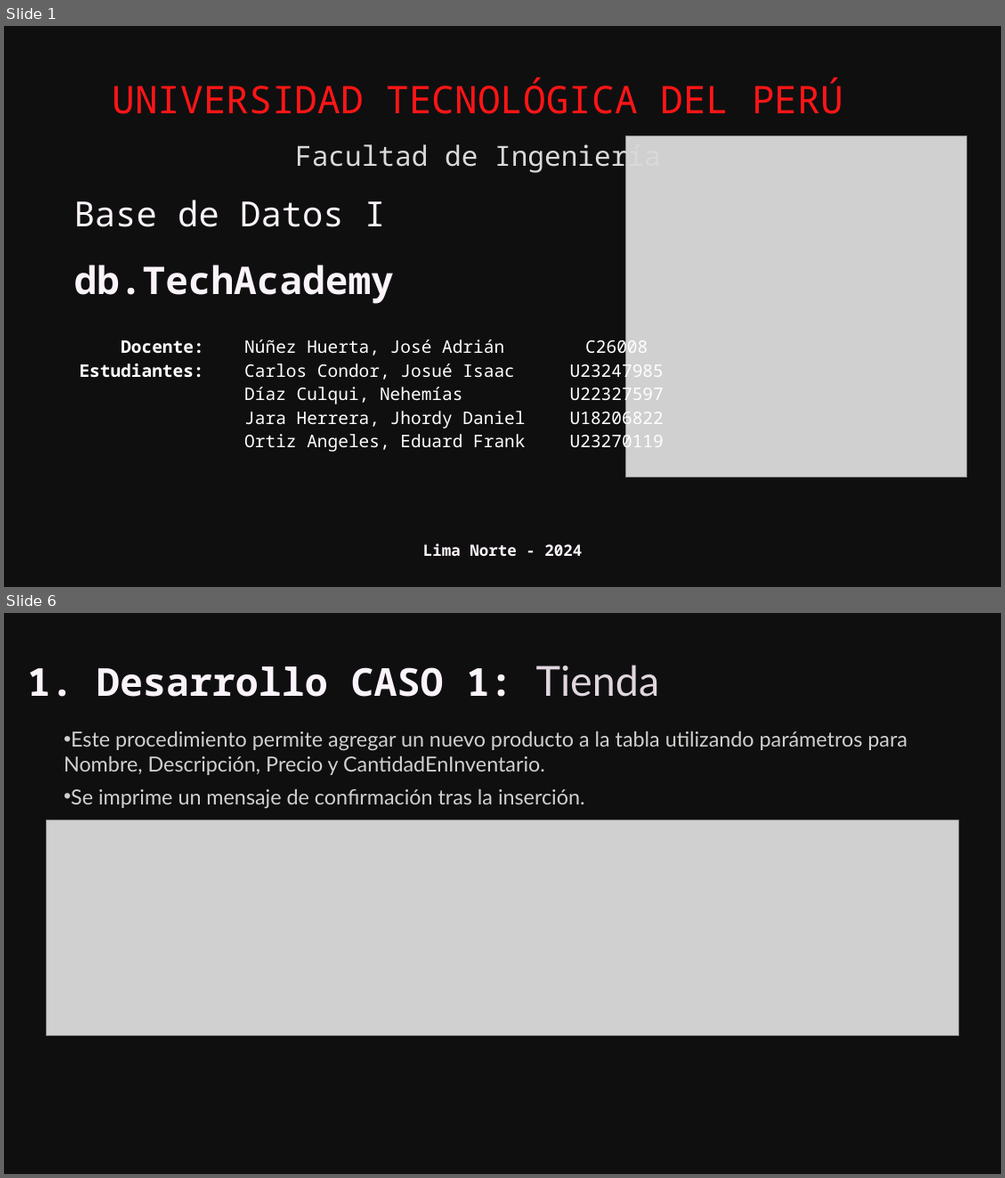
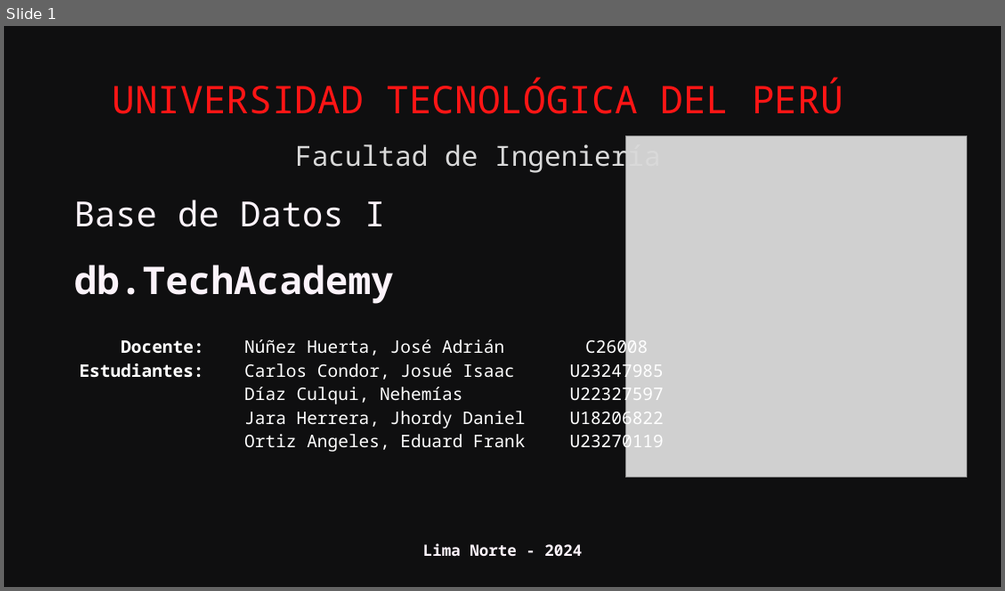
Before and after one commit to E-specter/Proyect-Database_I, a slide deck: BD.Proyect-Presentation.pptx. Shown one above the other, each under a label of ours: slides 1 and 6 before the commit, slide 1 after it; the slides between them are not shown. The pictures are 1005x1178 and 1005x591 pixels, drawn with LibreOffice and Linux fonts; fonts in the diff are those of the drawing; grey boxes stand for pictures; background and template pictures are left out. Boxes give left, top, right and bottom in pixels: in the first picture for what was removed or moved away, otherwise in the second. Text is boxed around its words. In the diff, an @@ line names an element or a change of style, - is before the commit and + after.

```diff
--- a/BD.Proyect-Presentation.pptx
+++ b/BD.Proyect-Presentation.pptx
@@ slide 6 removed at [4,613,1001,1174], background #000000; not listed: 1 template element that a slide beside it also shows @@
@@ text removed at [27,665,660,697] @@
-1. Desarrollo CASO 1: Tienda
@@ text removed at [64,731,907,808] @@
-• Este procedimiento permite agregar un nuevo producto a la tabla utilizando parámetros para Nombre, Descripción, Precio y CantidadEnInventario.
-• Se imprime un mensaje de confirmación tras la inserción.
@@ picture removed at [47,819,958,1036] @@
```
Also in this commit, not shown: 1 slide changed, 9 slides added, 22 other slides removed.
